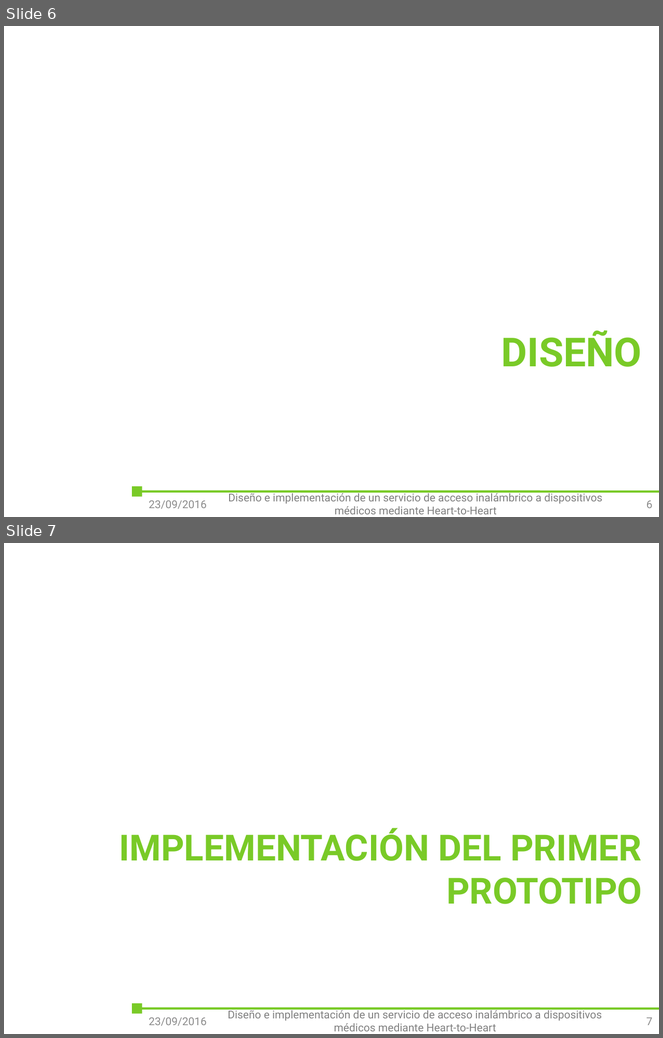
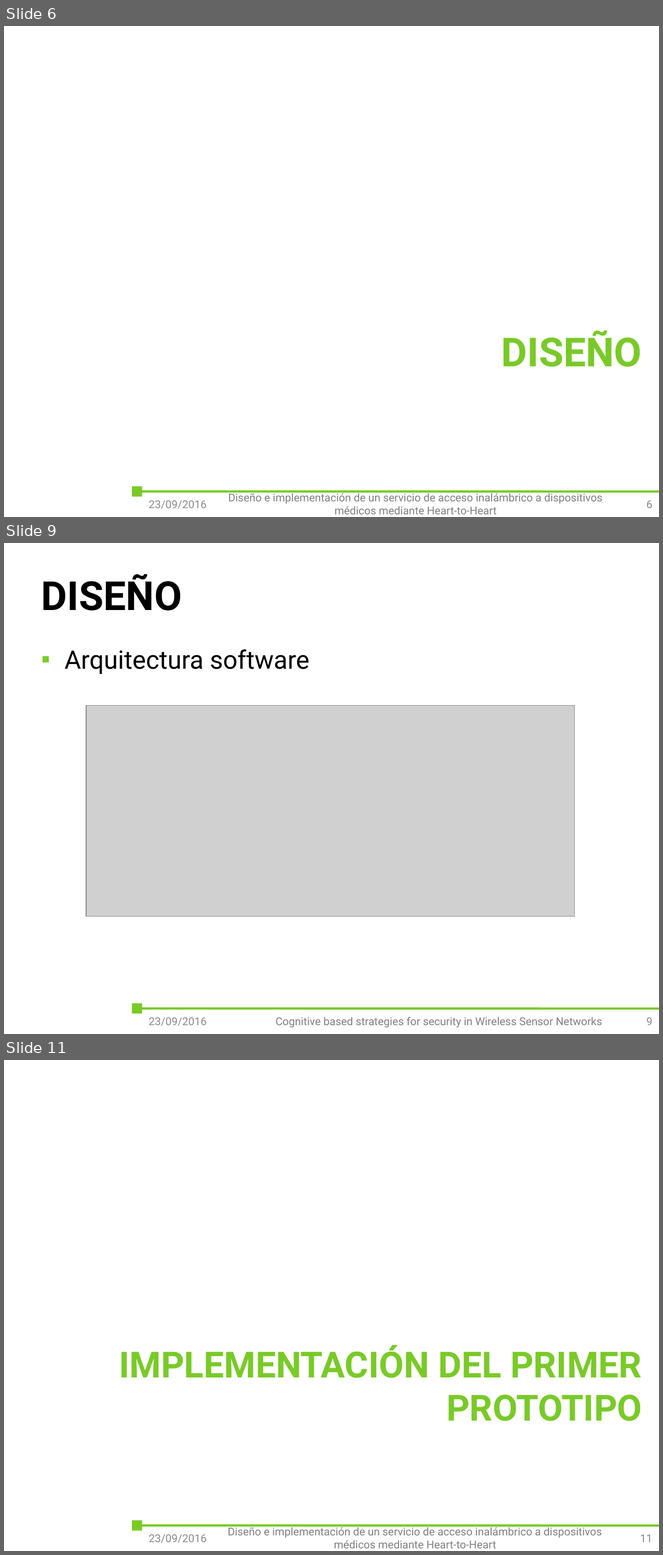
Before and after one commit to outsidersdelaelectronica/tiic-2015, a slide deck: doc/Tomas/presentacion/Diseño e implementación de un servicio de acceso inalámbrico a dispositivos médicos mediante Heart-to-Heart.pptx. Shown one above the other, each under a label of ours: slides 6 and 7 before the commit, slides 6, 9 and 11 after it; the slides between them are not shown. The pictures are 663x1038 and 663x1555 pixels, drawn with LibreOffice and Linux fonts; fonts in the diff are those of the drawing; grey boxes stand for pictures; background and template pictures are left out. Boxes give left, top, right and bottom in pixels: in the first picture for what was removed or moved away, otherwise in the second. Text is boxed around its words. In the diff, an @@ line names an element or a change of style, - is before the commit and + after.

```diff
--- a/doc/Tomas/presentacion/Diseño e implementación de un servicio de acceso inalámbrico a dispositivos médicos mediante Heart-to-Heart.pptx
+++ b/doc/Tomas/presentacion/Diseño e implementación de un servicio de acceso inalámbrico a dispositivos médicos mediante Heart-to-Heart.pptx
@@ slide 9 added at box(4, 543, 659, 1034), background #FFFFFF; not listed: 2 template elements that a slide beside it also shows @@
@@ title added at box(41, 574, 182, 611), 44 pt, text #000000, bold @@
+DISEÑO
@@ text added at box(64, 649, 310, 674), 28 pt, text #000000 @@
+▪ Arquitectura software
@@ picture added at box(86, 705, 574, 917) @@
@@ text added at box(149, 1018, 207, 1026), 12 pt, text #8C8C8C @@
+23/09/2016
@@ text added at box(275, 1017, 603, 1028), 12 pt, text #808080 @@
+Cognitive based strategies for security in Wireless Sensor Networks
@@ page number added at box(647, 1018, 653, 1026), 12 pt, text #8C8C8C @@
+9
@@ what was slide 7 is now slide 11 @@
@@ page number at box(640, 1535, 653, 1543): text changed @@
-7
+11
```
Also in this commit, not shown: 1 slide changed, 3 other slides added, 13 other files.
